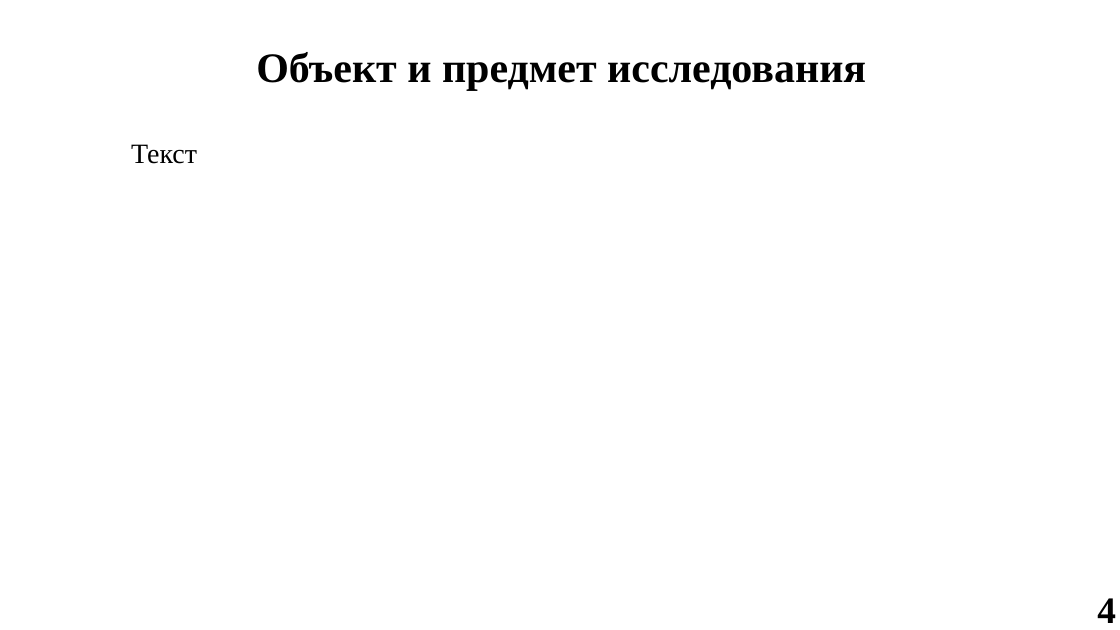
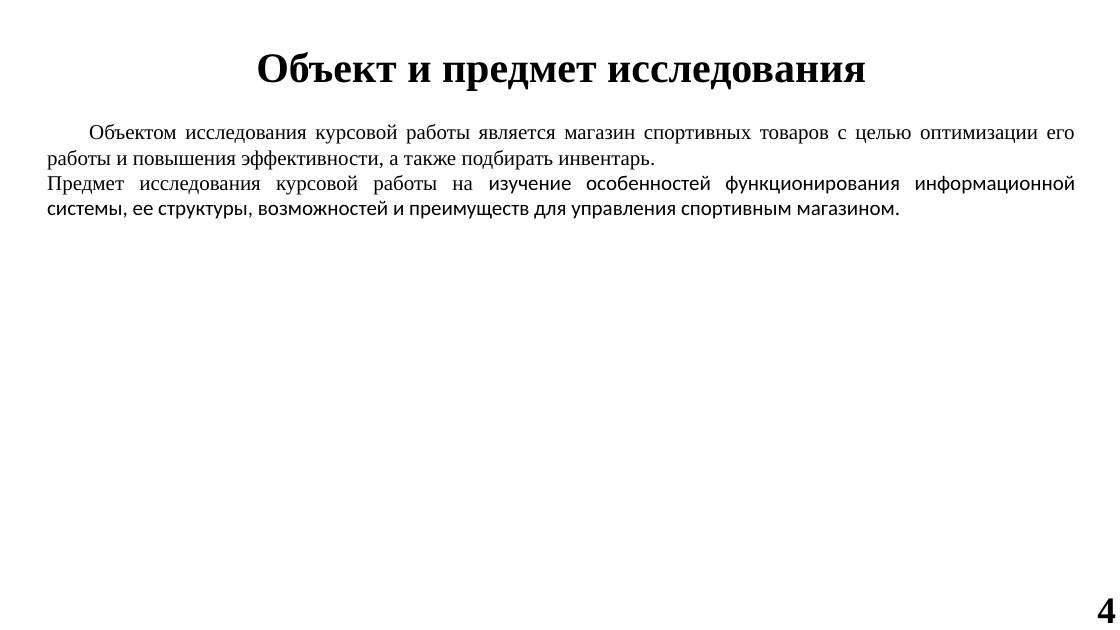
Before and after one commit to sa1kri/DFD, a slide deck: slide 4 of Образец.pptx. Drawn at 1120x630 pixels with LibreOffice and Linux fonts; fonts in the diff are those of the drawing; background and template pictures are left out. Boxes give left, top, right and bottom in pixels: in the first picture for what was removed or moved away, otherwise in the second. Text is boxed around its words. In the diff, an @@ line names an element or a change of style, - is before the commit and + after.

```diff
--- a/Образец.pptx
+++ b/Образец.pptx
@@ text at [47, 124, 1076, 219]: text changed; size 24 to 18 pt @@
-Текст
+Объектом исследования курсовой работы является магазин спортивных товаров с целью оптимизации его работы и повышения эффективности, а также подбирать инвентарь.
+Предмет исследования курсовой работы на изучение особенностей функционирования информационной системы, ее структуры, возможностей и преимуществ для управления спортивным магазином.
```
Also in this commit, not shown: 9 other slides changed, 2 slides added, 1 slide removed, 1 other file.
